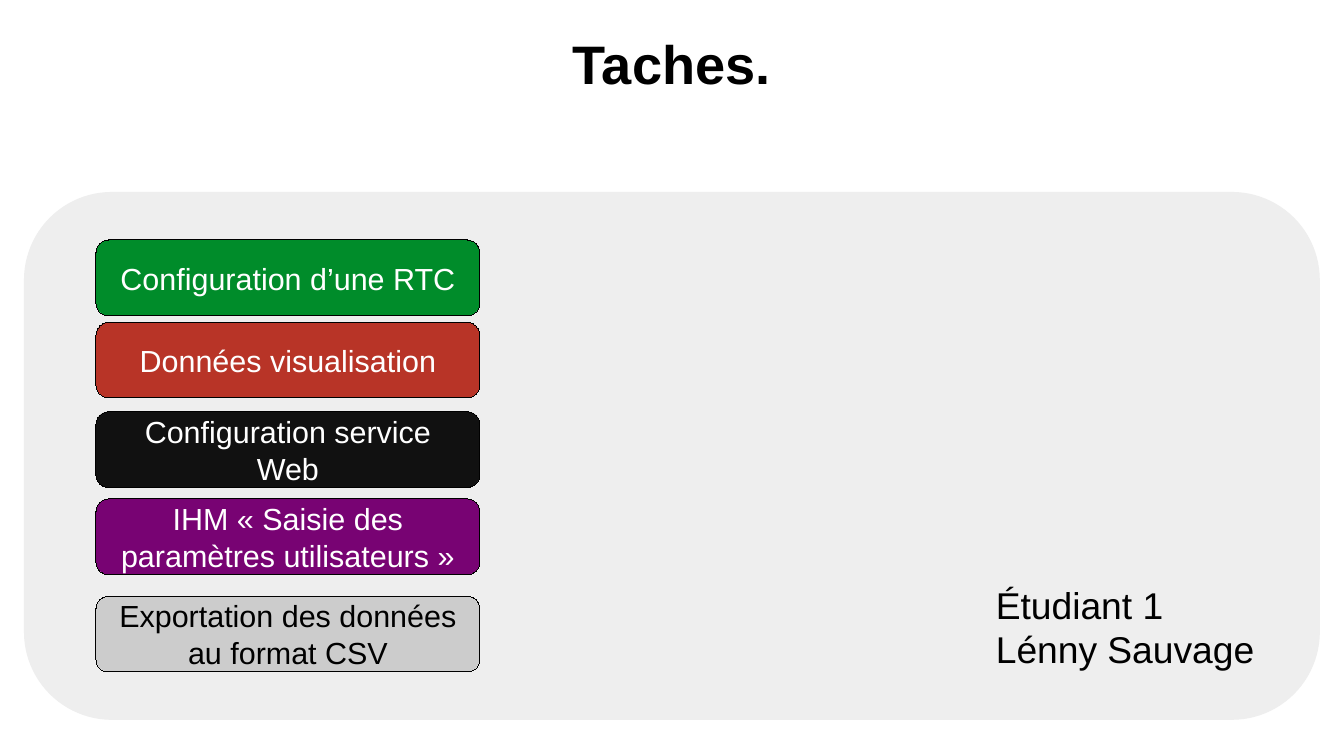
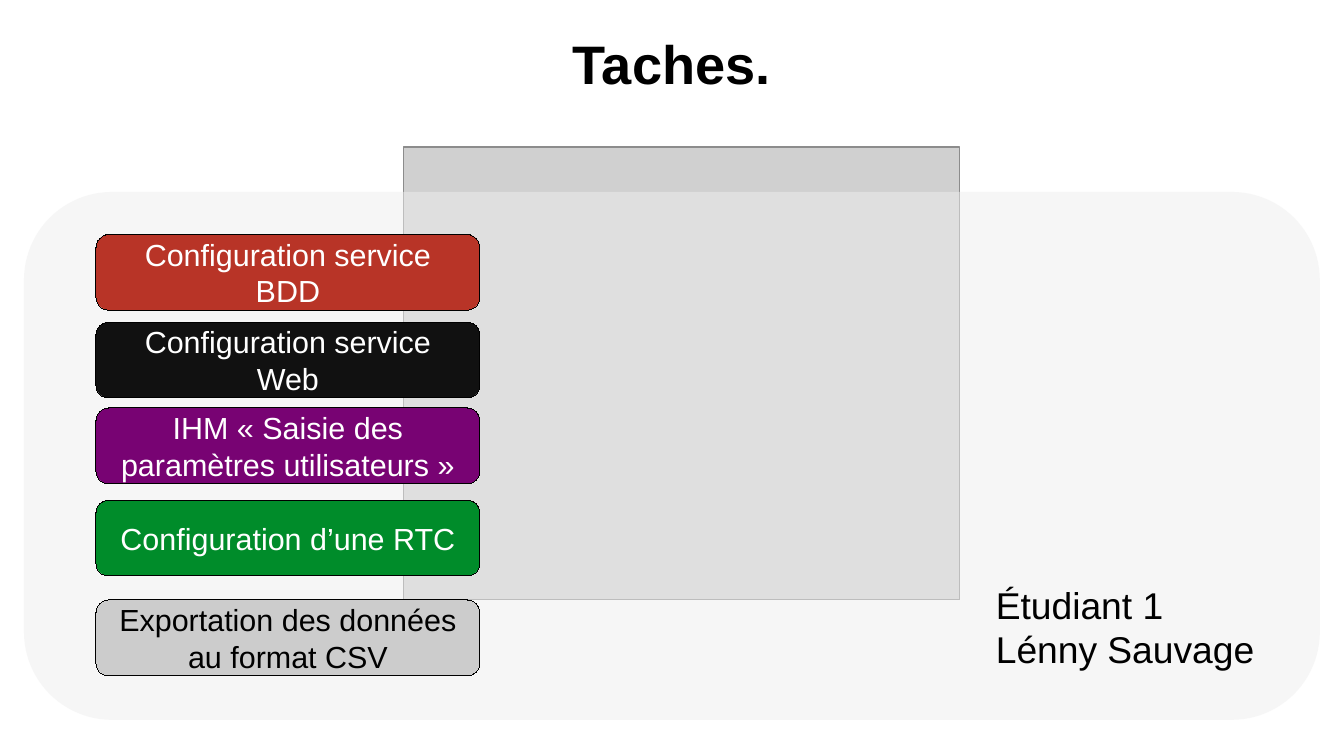
Before and after one commit to Sauvage89/sechoir-houblon, a slide deck: slide 50 of doc/diaporama/revu2/revu2_sauvage.odp (slide 51 before the commit). Drawn at 1344x756 pixels with LibreOffice and Linux fonts; fonts in the diff are those of the drawing; grey boxes stand for pictures. Boxes give left, top, right and bottom in pixels: in the first picture for what was removed or moved away, otherwise in the second. Text is boxed around its words. In the diff, an @@ line names an element or a change of style, - is before the commit and + after.

```diff
--- a/doc/diaporama/revu2/revu2_sauvage.odp
+++ b/doc/diaporama/revu2/revu2_sauvage.odp
@@ picture added at bbox=[404, 148, 961, 601] @@
@@ rounded rectangle at bbox=[24, 191, 1321, 720]: fill #EEEEEE to #EEEEEE at 50% opacity @@
@@ rounded rectangle added at bbox=[96, 234, 481, 310], fill #B83427, outline #000000 0 pt, 18 pt, text #FFFFFF @@
+Configuration service BDD
@@ rounded rectangle "Configuration service Web": place and size @@
-rounded rectangle "Configuration service Web" at bbox=[96, 412, 481, 488]
+rounded rectangle "Configuration service Web" at bbox=[96, 322, 481, 398]
@@ rounded rectangle removed at bbox=[96, 322, 481, 398] @@
-Données visualisation
@@ rounded rectangle "IHM « Saisie des paramètres ...": place and size @@
-rounded rectangle "IHM « Saisie des paramètres ..." at bbox=[96, 499, 481, 574]
+rounded rectangle "IHM « Saisie des paramètres ..." at bbox=[96, 409, 481, 484]
@@ rounded rectangle "Configuration d’une RTC": place and size @@
-rounded rectangle "Configuration d’une RTC" at bbox=[96, 240, 481, 316]
+rounded rectangle "Configuration d’une RTC" at bbox=[96, 500, 481, 576]
@@ rounded rectangle "Exportation des données au format ...": place and size @@
-rounded rectangle "Exportation des données au format ..." at bbox=[96, 596, 481, 672]
+rounded rectangle "Exportation des données au format ..." at bbox=[96, 600, 481, 676]
```
Also in this commit, not shown: 12 other slides changed, 1 slide removed, 1 other file.
